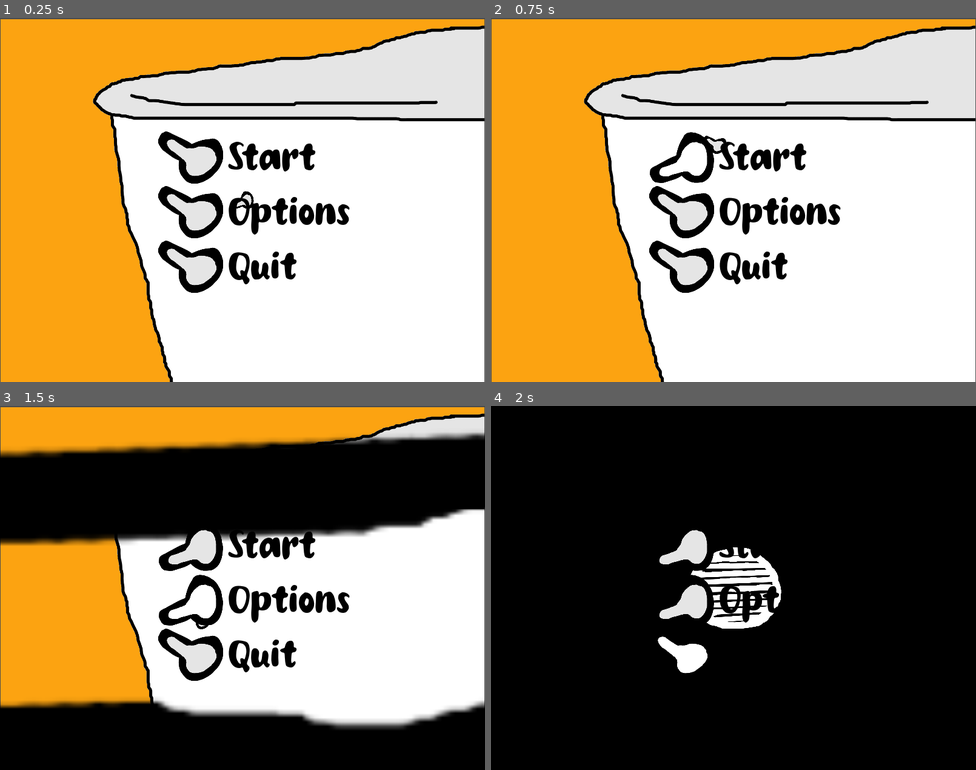
Above: before the commit, frames 1-4 (two rows, left to right).
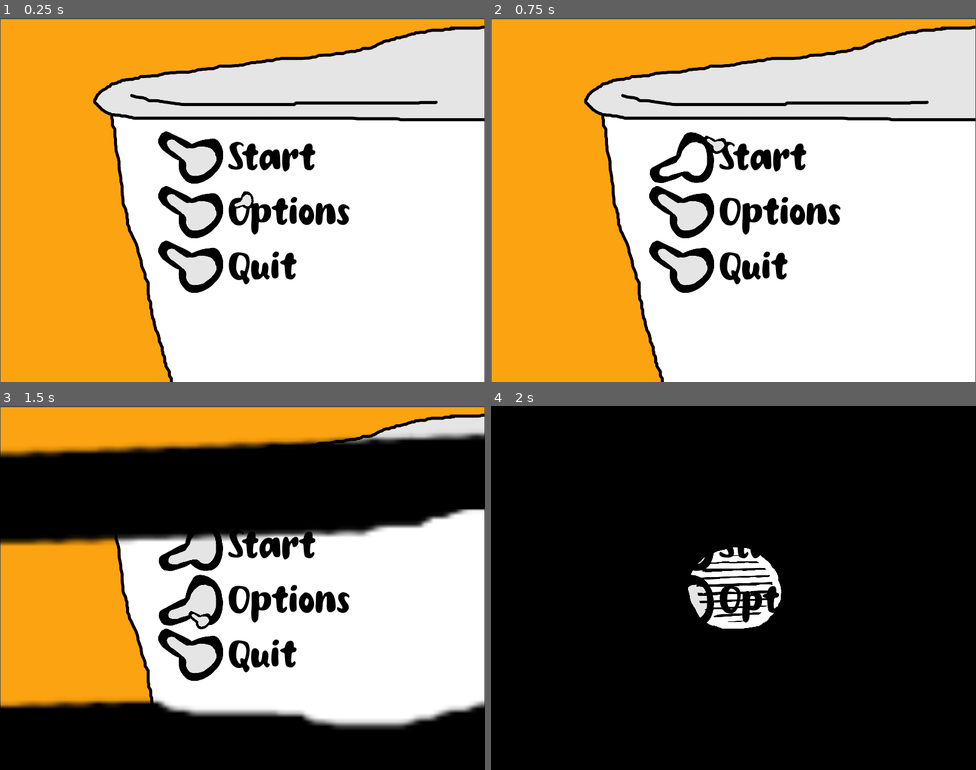
Above: after the commit, the same moments.

Repository: eliasvas/PWT
Game: Godot game, scene res://game.tscn
Two runs of this game, one before a commit and one after it. Both use one fixed random seed, a clock stepped at 60 frames per second and the inputs below. The engine's default icon, where the game draws it, is replaced by a stand-in: a white triangle on a blue panel in a dark square.
Inputs (mouse positions are in pixels of both pictures, inside the frame that each line leads up to):
- Up to frame 1 (0.25 s): no input
- Up to frame 2 (0.75 s): tap Enter at 0.5 s; drag from (680, 156) to (782, 119) at 0.52 s
- Up to frame 3 (1.5 s): drag from (189, 598) to (218, 660) at 1.27 s
- Up to frame 4 (2 s): no input

The runs differ from the first frame. In frame 1, less than 0.1% of the frame differs, in the area x 48-52%, y 49-52%; in frame 2, less than 0.1%; in frame 3, 0.7%; in frame 4, 1.4%, in the area x 34-45%, y 34-74%.

Commit message:
fix canvas layer bullshit(s)

Diff:
--- a/FlushButton.gd
+++ b/FlushButton.gd
@@ -37,3 +37,7 @@
 	#play flush sound
 	#transition scene
 	#start game
+func _process(delta):
+	if Input.is_key_pressed(KEY_R):
+		print("loading up menu.tscn")
+		TransitionScene.change_scene('res://menu.tscn')
--- a/custom_cursor.gd
+++ b/custom_cursor.gd
@@ -15,9 +15,9 @@
 	idle_image_m = load(idle_image)
 # Called every frame. 'delta' is the elapsed time since the previous frame.
 func _process(delta):
-	$Sprite2D.position = get_viewport().get_mouse_position()
-	$Sprite2D.scale = Vector2(scaleX, scaleY)
+	$CanvasLayer/Sprite2D.position = get_viewport().get_mouse_position()
+	$CanvasLayer/Sprite2D.scale = Vector2(scaleX, scaleY)
 	if Input.is_mouse_button_pressed(MOUSE_BUTTON_LEFT):
-		$Sprite2D.texture = clicked_image_m
+		$CanvasLayer/Sprite2D.texture = clicked_image_m
 	else:
-		$Sprite2D.texture = idle_image_m
+		$CanvasLayer/Sprite2D.texture = idle_image_m
--- a/custom_cursor.tscn
+++ b/custom_cursor.tscn
@@ -4,8 +4,11 @@
 [ext_resource type="Texture2D" uid="uid://dmfphuuais55u" path="res://drag_cursor.png" id="2_553sf"]
 
 [node name="CustomCursor" type="Node2D"]
-z_index = 10
+z_as_relative = false
 script = ExtResource("1_xcmvk")
 
-[node name="Sprite2D" type="Sprite2D" parent="."]
+[node name="CanvasLayer" type="CanvasLayer" parent="."]
+layer = 2
+
+[node name="Sprite2D" type="Sprite2D" parent="CanvasLayer"]
 texture = ExtResource("2_553sf")
--- a/game.gd
+++ b/game.gd
@@ -9,4 +9,6 @@
 
 # Called every frame. 'delta' is the elapsed time since the previous frame.
 func _process(delta):
-	pass
+	if Input.is_key_pressed(KEY_0):
+		print("loading up menu.tscn")
+		TransitionScene.change_scene_instant('res://menu.tscn')
--- a/menu.tscn
+++ b/menu.tscn
@@ -6,13 +6,6 @@
 [ext_resource type="Script" path="res://FlushButton.gd" id="3_l7sdb"]
 
 [node name="Menu" type="Node2D"]
-z_index = 1
-z_as_relative = false
-
-[node name="HomeToilet" type="Sprite2D" parent="."]
-position = Vector2(400, 302)
-scale = Vector2(0.554167, 0.555556)
-texture = ExtResource("2_m0xgy")
 
 [node name="CanvasLayer" type="CanvasLayer" parent="."]
 
@@ -57,6 +50,11 @@
 layout_mode = 2
 text = "Quit"
 
+[node name="HomeToilet" type="Sprite2D" parent="."]
+position = Vector2(400, 302)
+scale = Vector2(0.554167, 0.555556)
+texture = ExtResource("2_m0xgy")
+
 [connection signal="gui_input" from="CanvasLayer/GridContainer/StartGame" to="CanvasLayer/GridContainer/StartGame" method="_on_gui_input"]
 [connection signal="mouse_entered" from="CanvasLayer/GridContainer/StartGame" to="CanvasLayer/GridContainer/StartGame" method="_on_mouse_entered"]
 [connection signal="mouse_exited" from="CanvasLayer/GridContainer/StartGame" to="CanvasLayer/GridContainer/StartGame" method="_on_mouse_exited"]
--- a/transition_scene.gd
+++ b/transition_scene.gd
@@ -2,12 +2,16 @@
 func change_scene_instant(target : String) -> void:
 	get_tree().change_scene_to_file(target)
 func change_scene(target : String) -> void:
+	layer = 3
 	$TransitionSceneRect/AnimationPlayer.play('FadeToBlack')
 	await $TransitionSceneRect/AnimationPlayer.animation_finished
 	get_tree().change_scene_to_file(target)
 	$TransitionSceneRect/AnimationPlayer.play('FadeFromBlack')
-
+	await $TransitionSceneRect/AnimationPlayer.animation_finished
+	layer = 1
 func fade_n_exit() -> void:
+	layer = 3
 	$TransitionSceneRect/AnimationPlayer.play('FadeToBlack')
 	await $TransitionSceneRect/AnimationPlayer.animation_finished
+	layer = 1
 	get_tree().quit()
--- a/transition_scene.tscn
+++ b/transition_scene.tscn
@@ -66,7 +66,6 @@
 
 [node name="TransitionSceneRect" type="ColorRect" parent="."]
 top_level = true
-z_index = 4096
 z_as_relative = false
 material = SubResource("ShaderMaterial_4img1")
 anchors_preset = 15
